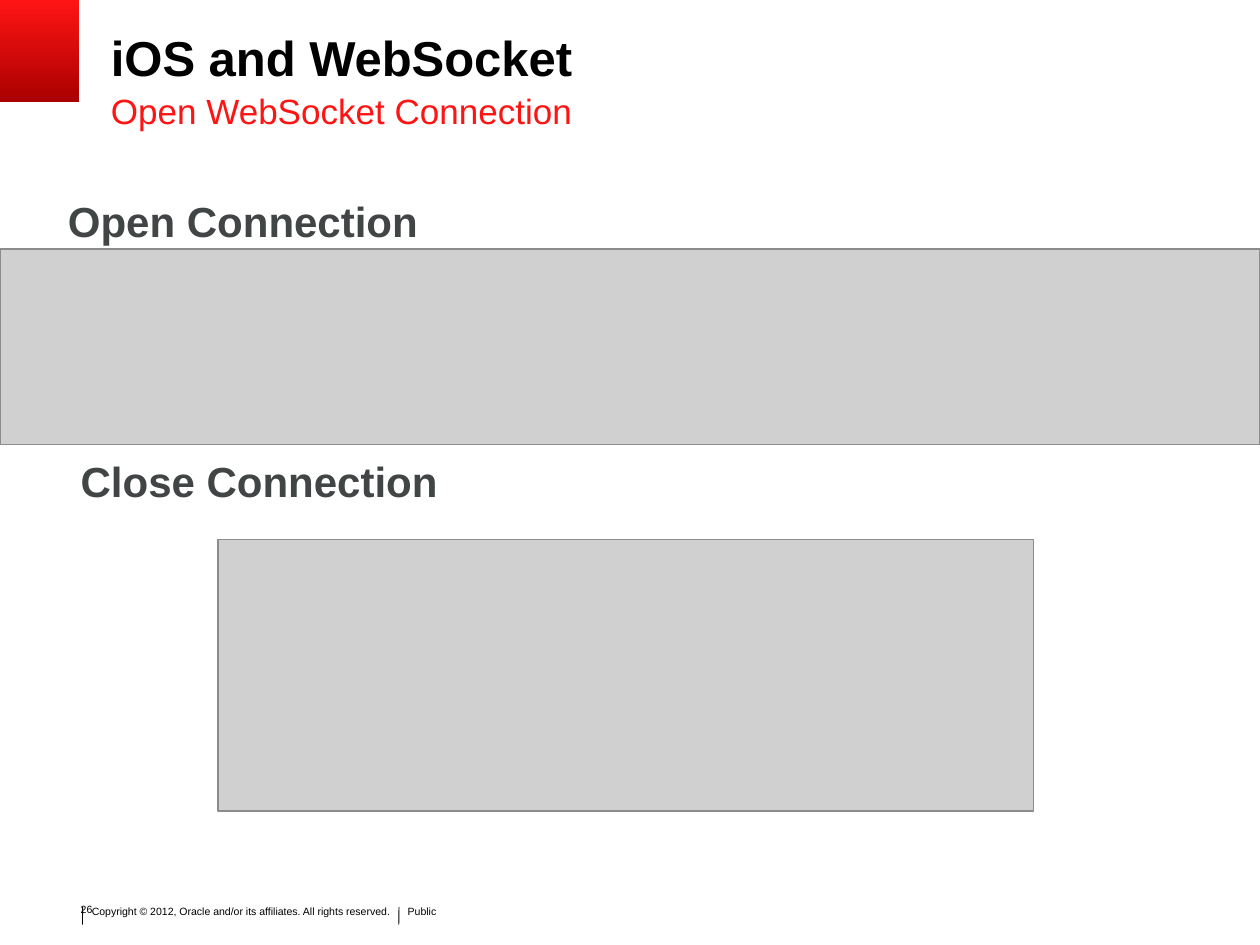
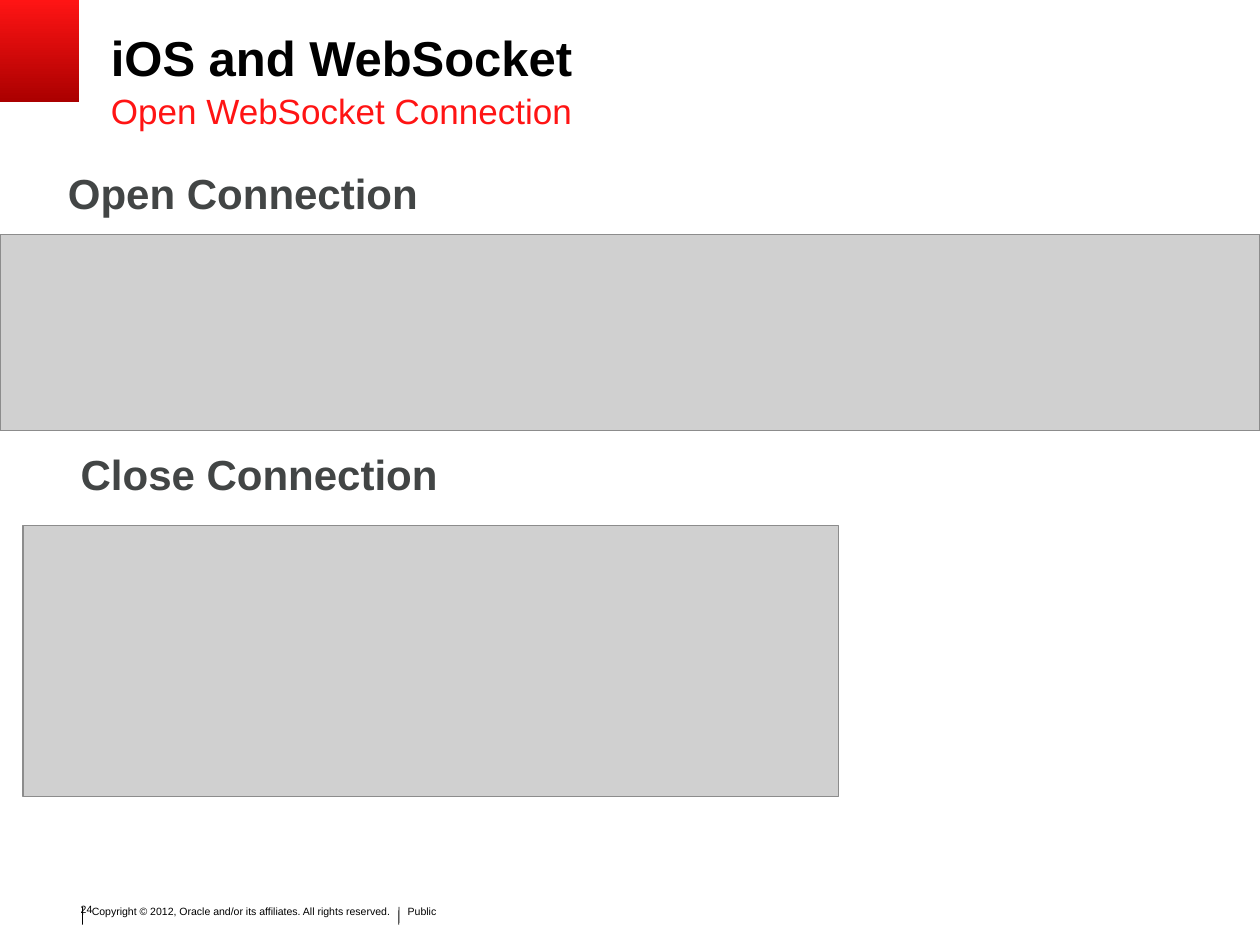
Before and after one commit to SoryBalde/javaee-mobile, a slide deck: slide 24 of javaee_mobile.ppt (slide 26 before the commit). Drawn at 1260x945 pixels with LibreOffice and Linux fonts; fonts in the diff are those of the drawing; grey boxes stand for pictures; background and template pictures are left out. Boxes give left, top, right and bottom in pixels: in the first picture for what was removed or moved away, otherwise in the second. Text is boxed around its words. In the diff, an @@ line names an element or a change of style, - is before the commit and + after.

```diff
--- a/javaee_mobile.ppt
+++ b/javaee_mobile.ppt
@@ text "Open Connection": place and size @@
-text "Open Connection" at <box>68,206,418,246</box>
+text "Open Connection" at <box>68,178,418,217</box>
@@ picture: place and size @@
-picture at <box>0,249,1260,445</box>
+picture at <box>0,234,1260,430</box>
@@ text "Close Connection": place and size @@
-text "Close Connection" at <box>81,466,438,498</box>
+text "Close Connection" at <box>81,459,438,491</box>
@@ picture: place and size @@
-picture at <box>218,539,1033,810</box>
+picture at <box>23,525,838,796</box>
@@ page number at <box>81,905,93,916</box>: text changed @@
-26
+24
```
Also in this commit, not shown: 31 other slides changed, 6 slides added, 6 slides removed.
